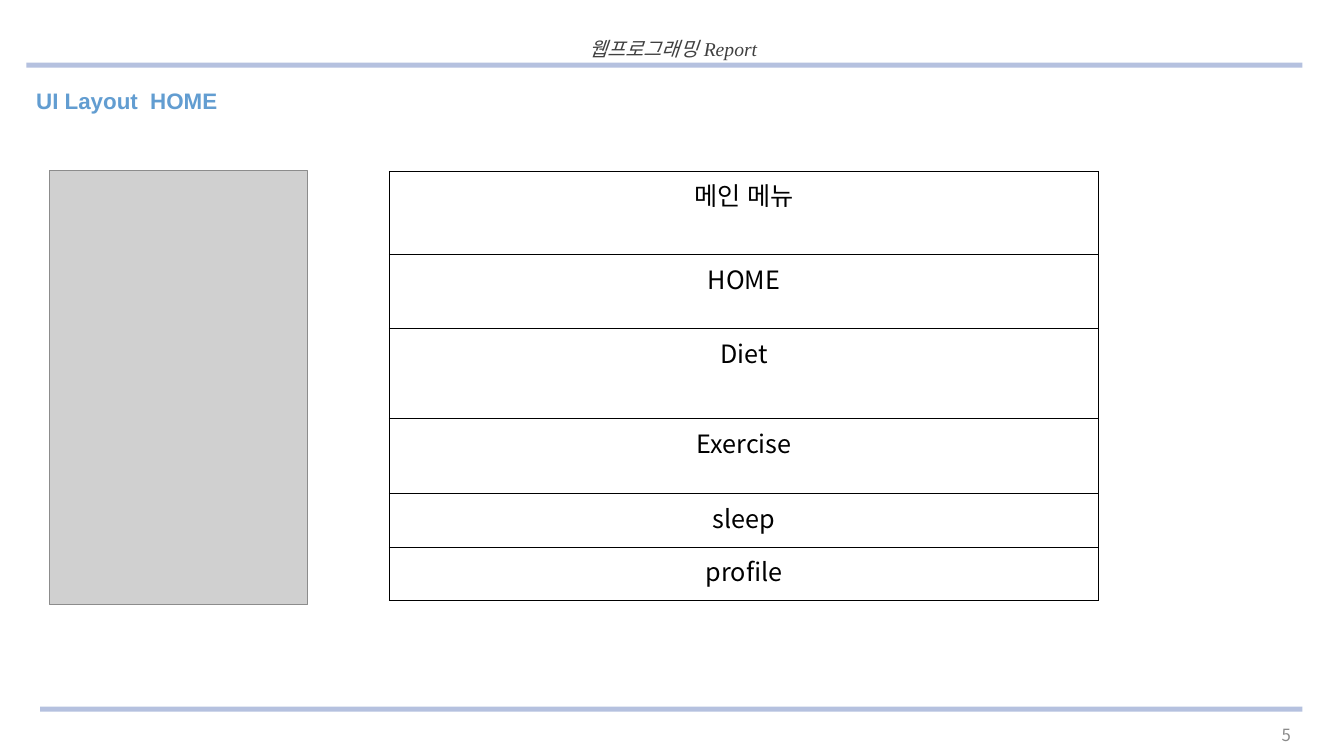
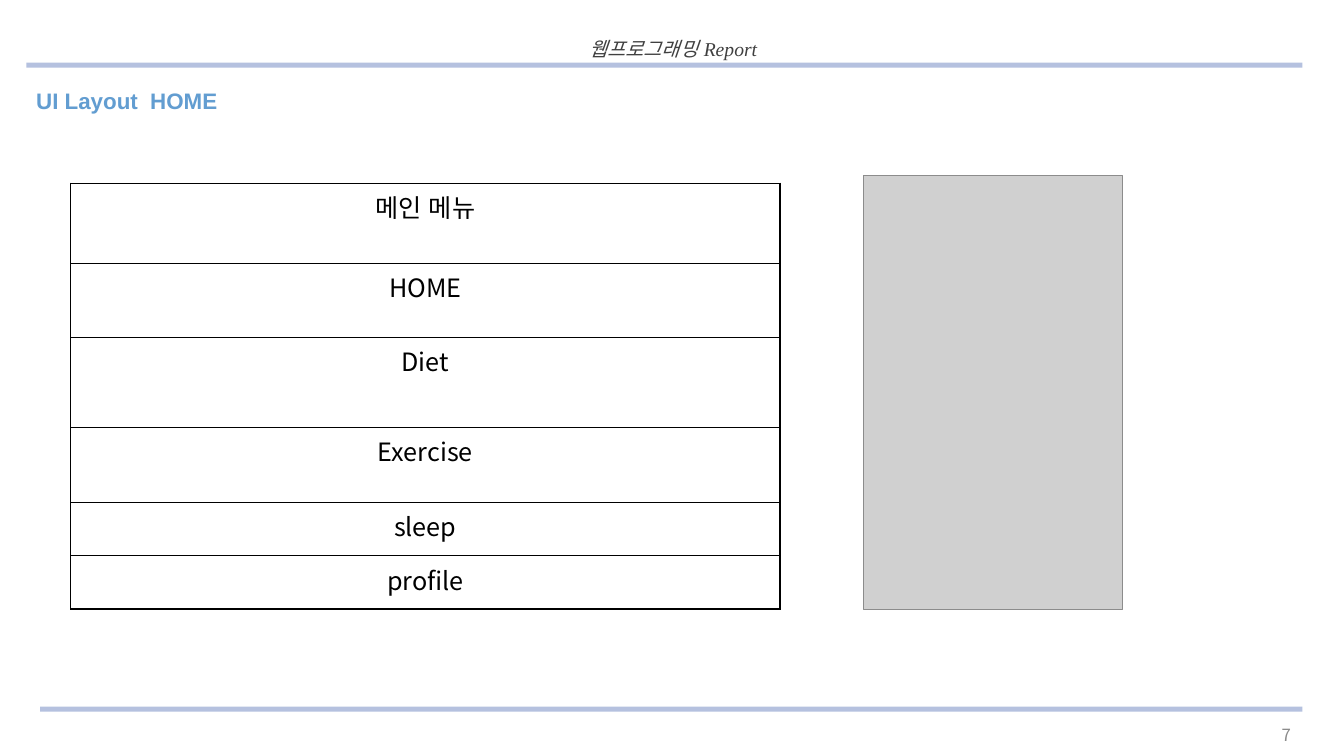
Before and after one commit to hongseoi/HealthCareWeb, a slide deck: slide 7 of 발표 ppt.pptx (slide 5 before the commit). Drawn at 1344x756 pixels with LibreOffice and Linux fonts; fonts in the diff are those of the drawing; grey boxes stand for pictures. Boxes give left, top, right and bottom in pixels: in the first picture for what was removed or moved away, otherwise in the second. Text is boxed around its words. In the diff, an @@ line names an element or a change of style, - is before the commit and + after.

```diff
--- a/발표 ppt.pptx
+++ b/발표 ppt.pptx
@@ picture: place and size @@
-picture at (49, 171, 309, 605)
+picture at (864, 175, 1123, 609)
@@ table: place and size @@
-table at (389, 171, 1099, 601)
+table at (71, 184, 780, 610)
@@ page number at (1282, 729, 1291, 741): text changed @@
-5
+7
```
Also in this commit, not shown: 8 other slides changed, 3 slides added, 3 other files.
